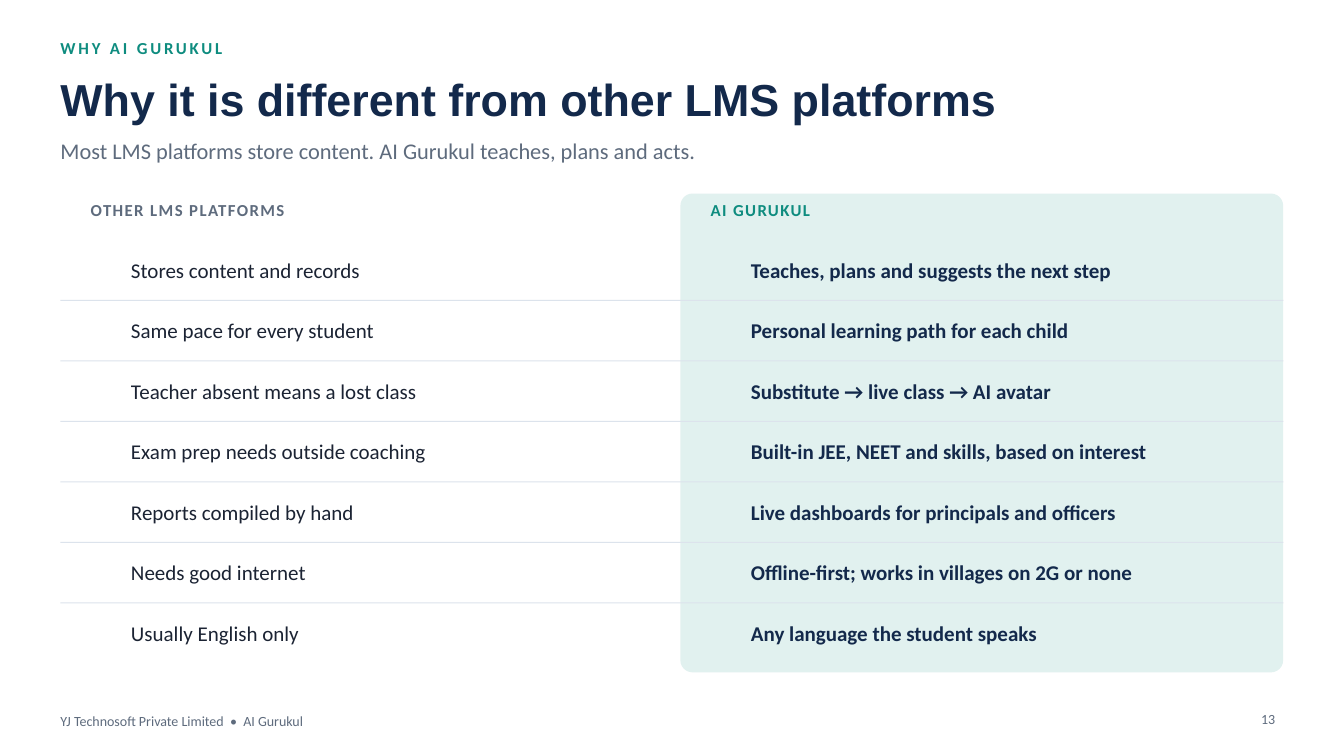
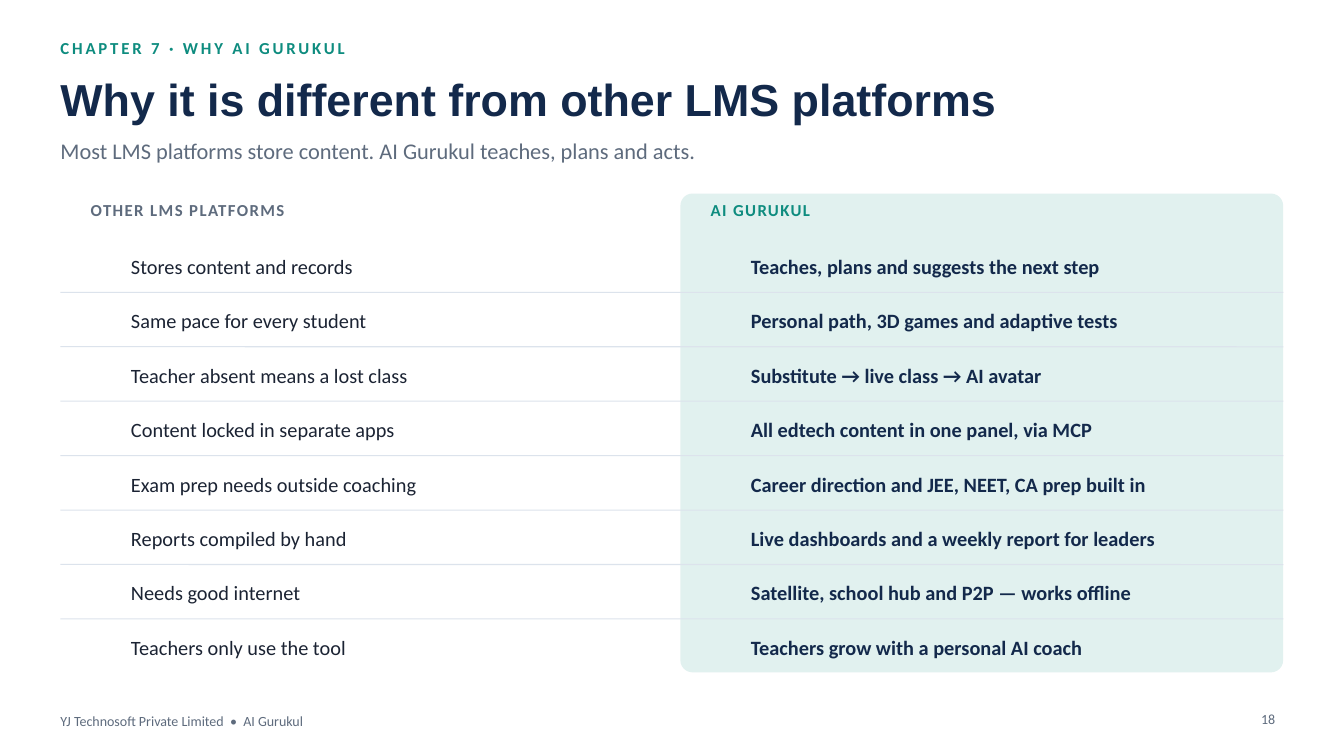
Before and after one commit to yatindradhurwe/yjtechnosoft, a slide deck: slide 18 of AI_Gurukul_Global_Pitch.pptx (slide 13 before the commit). Drawn at 1344x756 pixels with LibreOffice and Linux fonts; fonts in the diff are those of the drawing; background and template pictures are left out. Boxes give left, top, right and bottom in pixels: in the first picture for what was removed or moved away, otherwise in the second. Text is boxed around its words. In the diff, an @@ line names an element or a change of style, - is before the commit and + after.

```diff
--- a/AI_Gurukul_Global_Pitch.pptx
+++ b/AI_Gurukul_Global_Pitch.pptx
@@ text at (60, 43, 344, 54): text changed @@
-WHY AI GURUKUL
+CHAPTER 7 · WHY AI GURUKUL
@@ line moved from (60, 300) - (1284, 300) to (60, 292) - (1284, 292) @@
@@ text "Same pace for every student": place and size @@
-text "Same pace for every student" at (131, 323, 373, 342)
+text "Same pace for every student" at (131, 314, 366, 332)
@@ text at (751, 313, 1117, 332): text changed; size 15 to 14.5 pt @@
-Personal learning path for each child
+Personal path, 3D games and adaptive tests
@@ line moved from (60, 361) - (1284, 361) to (60, 347) - (1284, 347) @@
@@ text "Teacher absent means a lost ...": place and size @@
-text "Teacher absent means a lost ..." at (131, 384, 416, 399)
+text "Teacher absent means a lost ..." at (131, 369, 407, 383)
@@ text "Substitute → live class → ...": place and size @@
-text "Substitute → live class → ..." at (751, 384, 1051, 399)
+text "Substitute → live class → ..." at (751, 368, 1041, 383)
@@ line moved from (60, 421) - (1284, 421) to (60, 401) - (1284, 401) @@
@@ text added at (131, 423, 394, 441), 14.5 pt, text #1B2333 @@
+Content locked in separate apps
@@ text at (751, 422, 1091, 440): text changed; size 15 to 14.5 pt @@
-Built-in JEE, NEET and skills, based on interest
+All edtech content in one panel, via MCP
@@ line moved from (60, 482) - (1284, 482) to (60, 456) - (1284, 456) @@
@@ size 15 to 14.5 pt in 8 elements at (131, 260, 353, 274), (751, 259, 1100, 278), (131, 314, 366, 332), (131, 369, 407, 383), (751, 368, 1041, 383), (131, 586, 300, 604), (131, 532, 347, 550), (131, 478, 416, 496) @@
@@ text "Exam prep needs outside coaching": place and size @@
-text "Exam prep needs outside coaching" at (131, 444, 425, 463)
+text "Exam prep needs outside coaching" at (131, 478, 416, 496)
@@ text at (751, 477, 1146, 495): text changed; size 15 to 14.5 pt @@
-Live dashboards for principals and officers
+Career direction and JEE, NEET, CA prep built in
@@ line moved from (60, 542) - (1284, 542) to (60, 510) - (1284, 510) @@
@@ text "Reports compiled by hand": place and size @@
-text "Reports compiled by hand" at (131, 505, 353, 524)
+text "Reports compiled by hand" at (131, 532, 347, 550)
@@ text at (751, 531, 1154, 549): text changed; size 15 to 14.5 pt @@
-Offline-first; works in villages on 2G or none
+Live dashboards and a weekly report for leaders
@@ line moved from (60, 603) - (1284, 603) to (60, 565) - (1284, 565) @@
@@ text "Needs good internet": place and size @@
-text "Needs good internet" at (131, 565, 306, 584)
+text "Needs good internet" at (131, 586, 300, 604)
@@ text at (751, 585, 1131, 603): text changed; size 15 to 14.5 pt @@
-Any language the student speaks
+Satellite, school hub and P2P — works offline
@@ line added from (60, 619) to (1284, 619), #DCE3EC 0.75 pt @@
@@ text at (131, 641, 346, 659): text changed; size 15 to 14.5 pt @@
-Usually English only
+Teachers only use the tool
@@ text added at (751, 640, 1082, 659), 14.5 pt, text #13294B, bold @@
+Teachers grow with a personal AI coach
@@ page number at (1261, 714, 1275, 724): text changed @@
-13
+18
```
Also in this commit, not shown: 10 other slides changed, 6 slides added, 1 slide removed.
